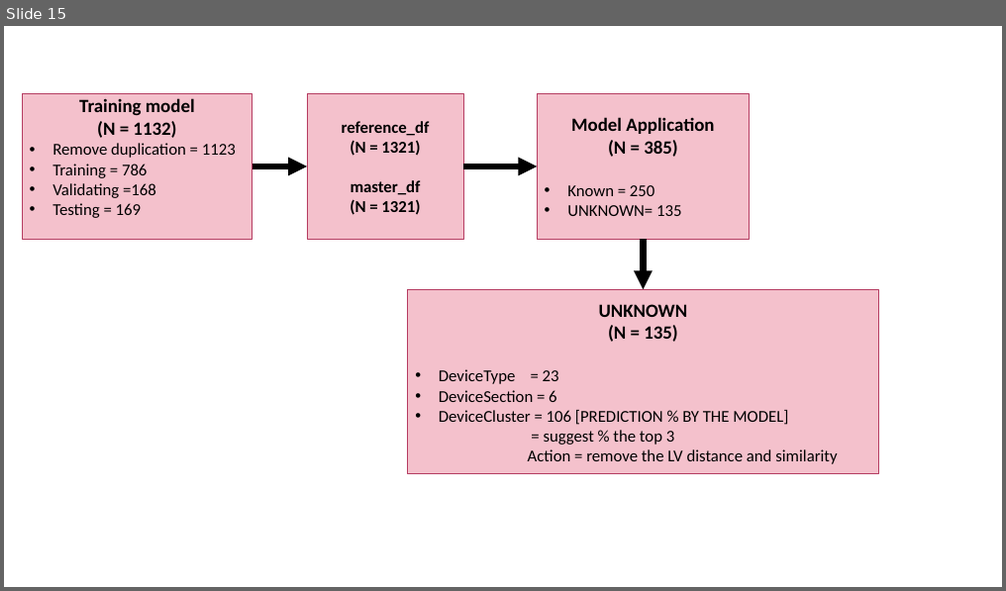
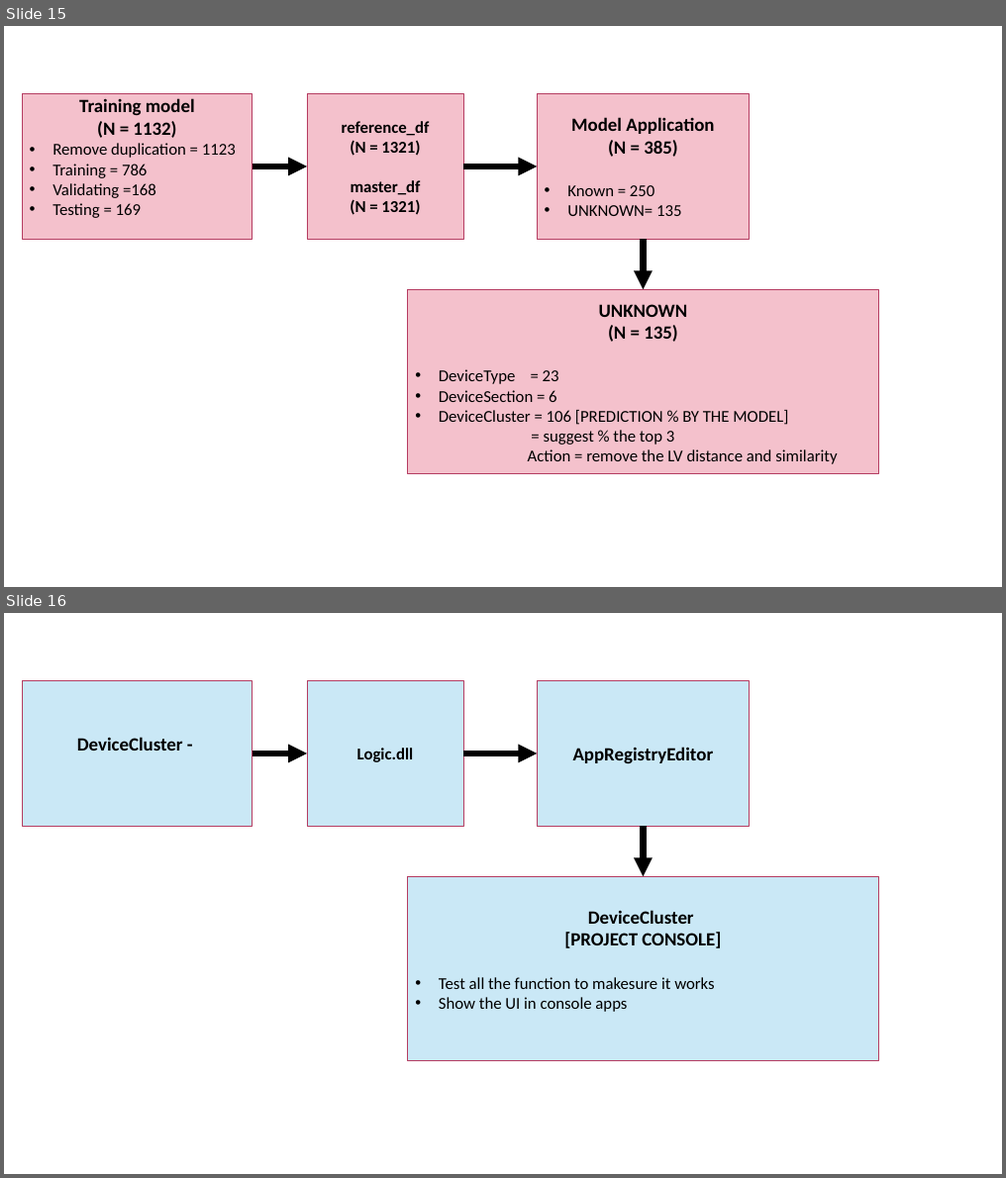
Before and after one commit to Syaziyah30/DeviceCluster, a slide deck: 1.training_model/supplementary/Device Identifier 20260520.pptx. Shown one above the other, each under a label of ours: slide 15 before the commit, slides 15 and 16 after it. The pictures are 1006x591 and 1006x1178 pixels, drawn with LibreOffice and Linux fonts; fonts in the diff are those of the drawing. Boxes give left, top, right and bottom in pixels: in the first picture for what was removed or moved away, otherwise in the second. Text is boxed around its words. In the diff, an @@ line names an element or a change of style, - is before the commit and + after.

Commit message:
update Program.cs - DeviceClusterConsoleApp

```diff
--- a/1.training_model/supplementary/Device Identifier 20260520.pptx
+++ b/1.training_model/supplementary/Device Identifier 20260520.pptx
@@ slide 16 added at (x1=4, y1=613, x2=1002, y2=1174), background #FFFFFF @@
@@ rectangle added at (x1=22, y1=681, x2=252, y2=826), fill #CAE8F6, outline #B63C62 0.75 pt, 18 pt, text #000000, bold @@
+DeviceCluster -
@@ rectangle added at (x1=307, y1=681, x2=463, y2=826), fill #CAE8F6, outline #B63C62 0.75 pt, 16 pt, text #000000, bold @@
+Logic.dll
@@ rectangle added at (x1=537, y1=681, x2=749, y2=826), fill #CAE8F6, outline #B63C62 0.75 pt, 18 pt, text #000000, bold @@
+AppRegistryEditor
@@ arrow added from (252, 754) to (307, 754), #000000 6 pt @@
@@ arrow added from (463, 754) to (537, 754), #000000 6 pt @@
@@ arrow added from (644, 826) to (644, 876), #000000 6 pt @@
@@ rectangle added at (x1=408, y1=876, x2=879, y2=1061), fill #CAE8F6, outline #B63C62 0.75 pt, 16 pt, text #000000 @@
+DeviceCluster
+[PROJECT CONSOLE]
+• Test all the function to makesure it works
+• Show the UI in console apps
```
Also in this commit, not shown: 1 other file.
